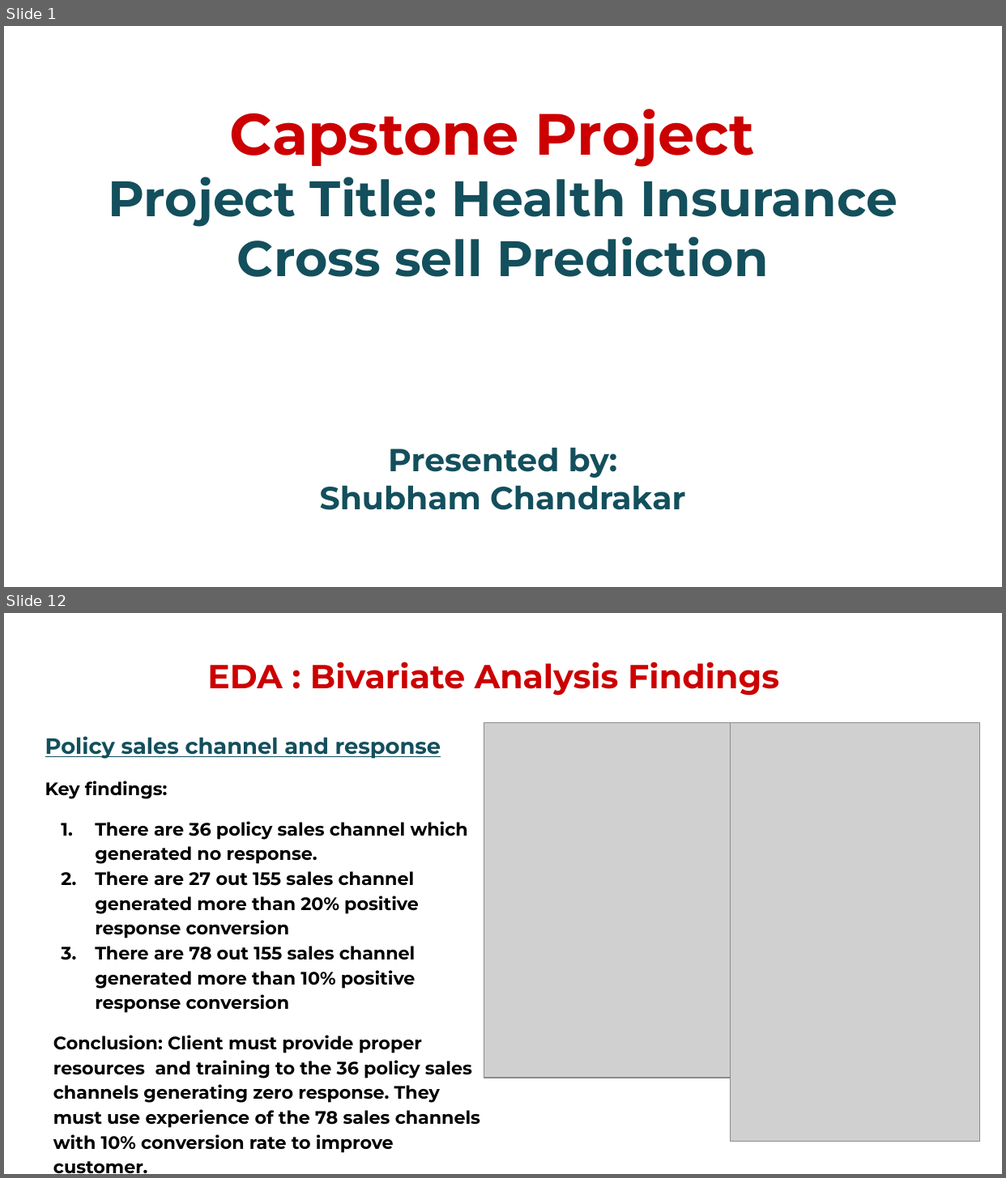
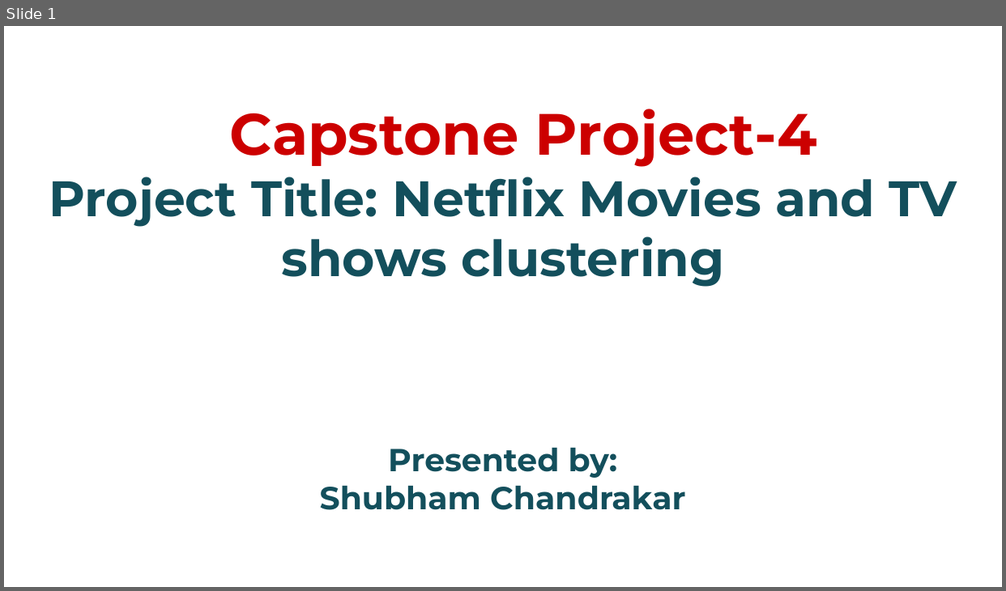
Before and after one commit to chandrakar-shubham/health-insurance-cross-sell-prediction, a slide deck: Project_presentation.pptx. Shown one above the other, each under a label of ours: slides 1 and 12 before the commit, slide 1 after it; the slides between them are not shown. The pictures are 1006x1178 and 1006x591 pixels, drawn with LibreOffice and Linux fonts; fonts in the diff are those of the drawing; grey boxes stand for pictures; background and template pictures are left out. Boxes give left, top, right and bottom in pixels: in the first picture for what was removed or moved away, otherwise in the second. Text is boxed around its words. In the diff, an @@ line names an element or a change of style, - is before the commit and + after.

```diff
--- a/Project_presentation.pptx
+++ b/Project_presentation.pptx
@@ slide 12 removed at (4, 613, 1002, 1174), background #FFFFFF @@
@@ text removed at (207, 662, 779, 696) @@
-EDA : Bivariate Analysis Findings
@@ picture removed at (484, 723, 734, 1078) @@
@@ picture removed at (731, 723, 980, 1142) @@
@@ text removed at (45, 736, 480, 1174) @@
-Policy sales channel and response
-Key findings:
-1. There are 36 policy sales channel which generated no response.
-2. There are 27 out 155 sales channel generated more than 20% positive response conversion
-3. There are 78 out 155 sales channel generated more than 10% positive response conversion
-Conclusion: Client must provide proper resources and training to the 36 policy sales channels generating zero response. They must use experience of the 78 sales channels with 10% conversion rate to improve customer.
@@ slide 1 changed as well @@
@@ title at (49, 109, 957, 287): text changed @@
-Capstone Project
-Project Title: Health Insurance Cross sell Prediction
+Capstone Project-4
+Project Title: Netflix Movies and TV shows clustering
```
Also in this commit, not shown: 16 slides added, 21 other slides removed.
